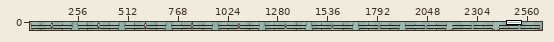
One commit to this sprite sheet: Assets/Graphics/deadSkull.png. The picture above shows the old version from afar; the outline marks the close-up.
Close-up. Before the commit:
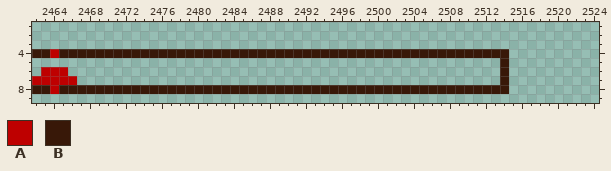
The file is 2640x10 pixels. Shown: x 2462..2524, y 1..9. The wide view leaves out empty margins. The commit also changed other parts of the picture, which this record leaves out.
Palette (. is transparent): A #be0000  B #381808
Pixels before, first column x 2462:
4 BBABBBBBBBBBBBBBBBBBBBBBBBBBBBBBBBBBBBBBBBBBBBBBBBBBB
5 ....................................................B
6 .AAA................................................B
7 AAAAA...............................................B
8 BBABBBBBBBBBBBBBBBBBBBBBBBBBBBBBBBBBBBBBBBBBBBBBBBBBB
Once edited:
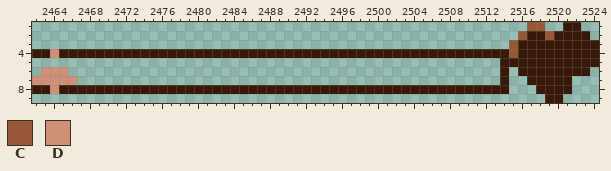
Colours new in this view: C #985838  D #d09078
The exact change:
Changed rows in their new state; - is an unchanged pixel.
first column x 2462:
 1 -------------------------------------------------------CC--BB--
 2 ------------------------------------------------------CBBCBBBB-
 3 -----------------------------------------------------CBBBBBBBBB
 4 --D--------------------------------------------------CBBBBBBBBB
 5 -----------------------------------------------------BBBBBBBBBB
 6 -DDD--------------------------------------------------BBBBBBBB-
 7 DDDDD--------------------------------------------------BBBBB---
 8 --D-----------------------------------------------------BBBB---
 9 ---------------------------------------------------------BB----
Where, in picture pixels (left, top, right, bottom), the same in both close-ups:
added: (509, 22, 599, 103)
changed: (32, 49, 77, 94)
